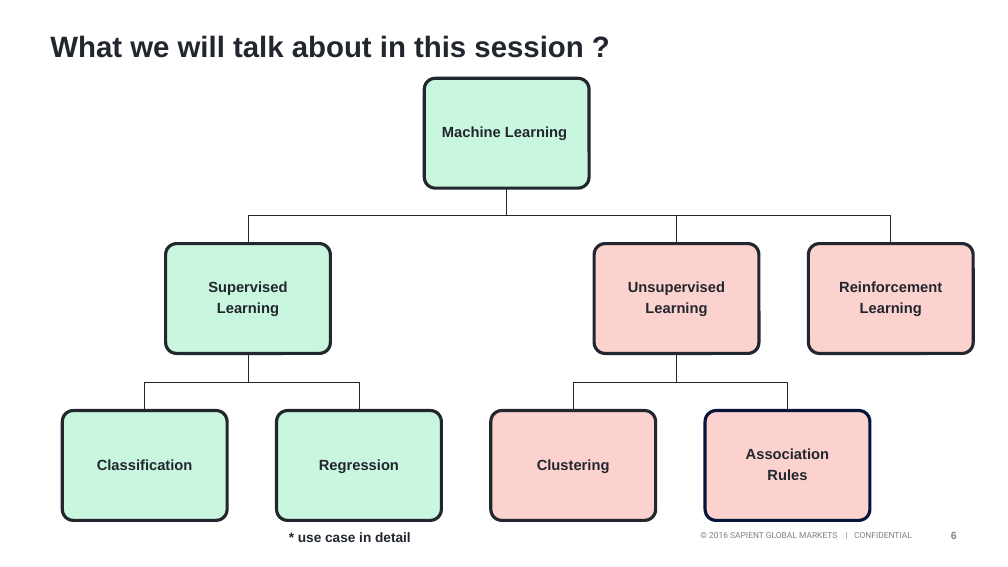
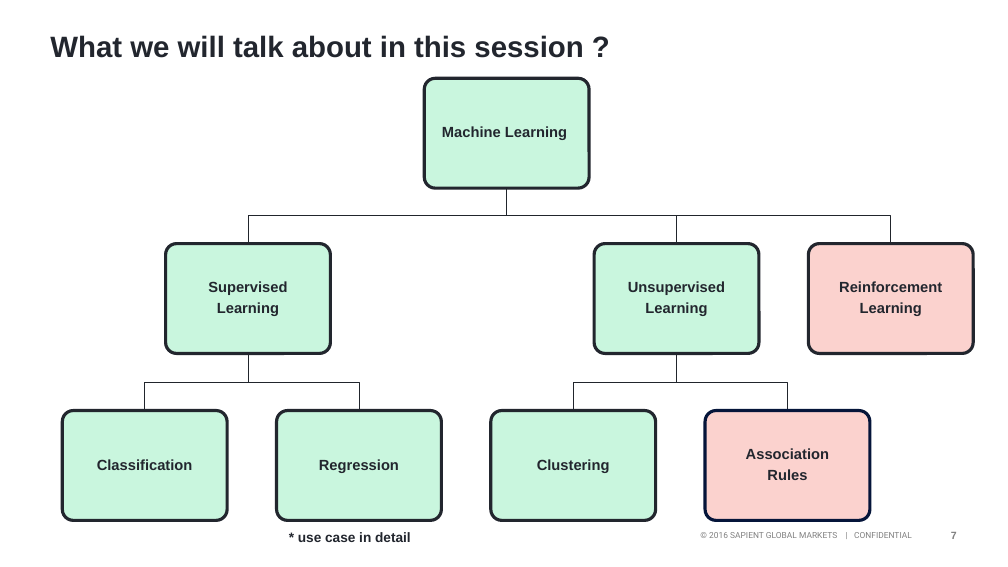
Before and after one commit to harishmohanraj/ml_training_march_2018, a slide deck: slide 7 of ppt.pptx (slide 6 before the commit). Drawn at 1008x567 pixels with LibreOffice and Linux fonts; fonts in the diff are those of the drawing; background and template pictures are left out. Boxes give left, top, right and bottom in pixels: in the first picture for what was removed or moved away, otherwise in the second. Text is boxed around its words. In the diff, an @@ line names an element or a change of style, - is before the commit and + after.

```diff
--- a/ppt.pptx
+++ b/ppt.pptx
@@ rounded rectangle at (594, 243, 759, 353): fill #FBD2CE to #C9F6DE @@
@@ rounded rectangle at (491, 411, 656, 520): fill #FBD2CE to #C9F6DE @@
@@ page number at (951, 532, 957, 539): text changed @@
-6
+7
```
Also in this commit, not shown: 2 slides added, 1 slide removed, 1 other file.
